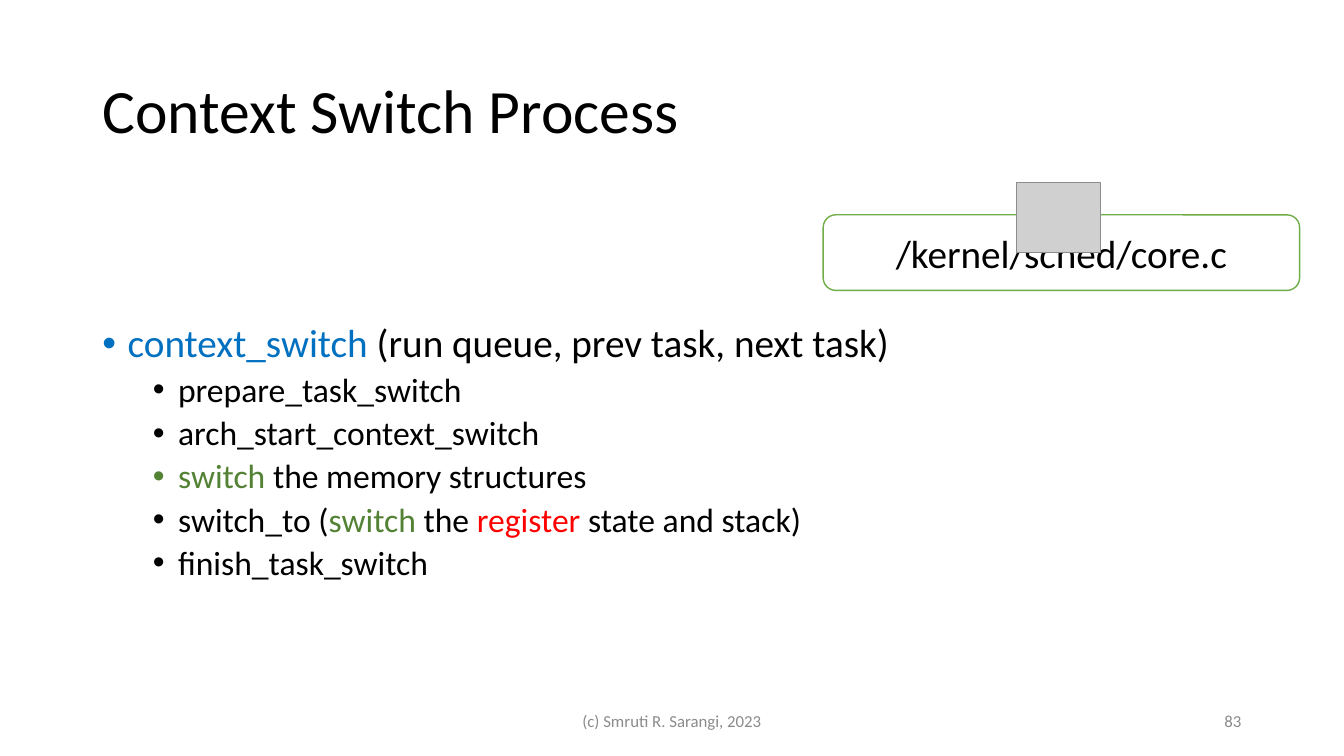
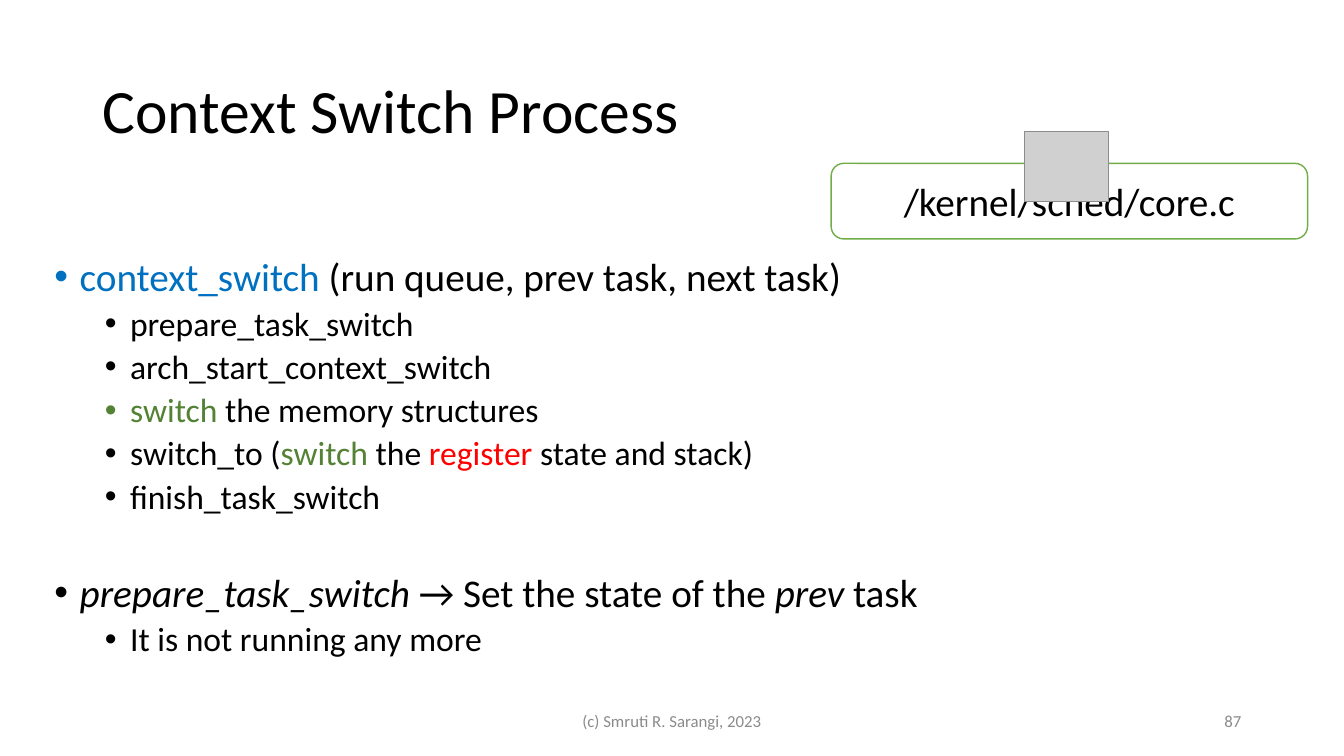
Before and after one commit to srsarangi/srsarangi.github.io, a slide deck: slide 87 of osbook/slides/3.processes.pptx (slide 83 before the commit). Drawn at 1344x756 pixels with LibreOffice and Linux fonts; fonts in the diff are those of the drawing; grey boxes stand for pictures. Boxes give left, top, right and bottom in pixels: in the first picture for what was removed or moved away, otherwise in the second. Text is boxed around its words. In the diff, an @@ line names an element or a change of style, - is before the commit and + after.

```diff
--- a/osbook/slides/3.processes.pptx
+++ b/osbook/slides/3.processes.pptx
@@ picture: place and size @@
-picture at [1016,184,1100,253]
+picture at [1024,131,1108,201]
@@ rounded rectangle "/kernel/sched/core.c": place and size @@
-rounded rectangle "/kernel/sched/core.c" at [824,215,1301,290]
+rounded rectangle "/kernel/sched/core.c" at [832,163,1309,239]
@@ text "context_switch (run queue, prev task, ...": place and size @@
-text "context_switch (run queue, prev task, ..." at [128,328,888,580]
+text "context_switch (run queue, prev task, ..." at [80,262,917,657]
@@ text at [80,579,917,657]: paragraphs added @@
+• prepare_task_switch → Set the state of the prev task
+  • It is not running any more
@@ page number at [1224,715,1241,727]: text changed @@
-83
+87
```
Also in this commit, not shown: 12 other slides changed, 5 slides added, 1 slide removed.
